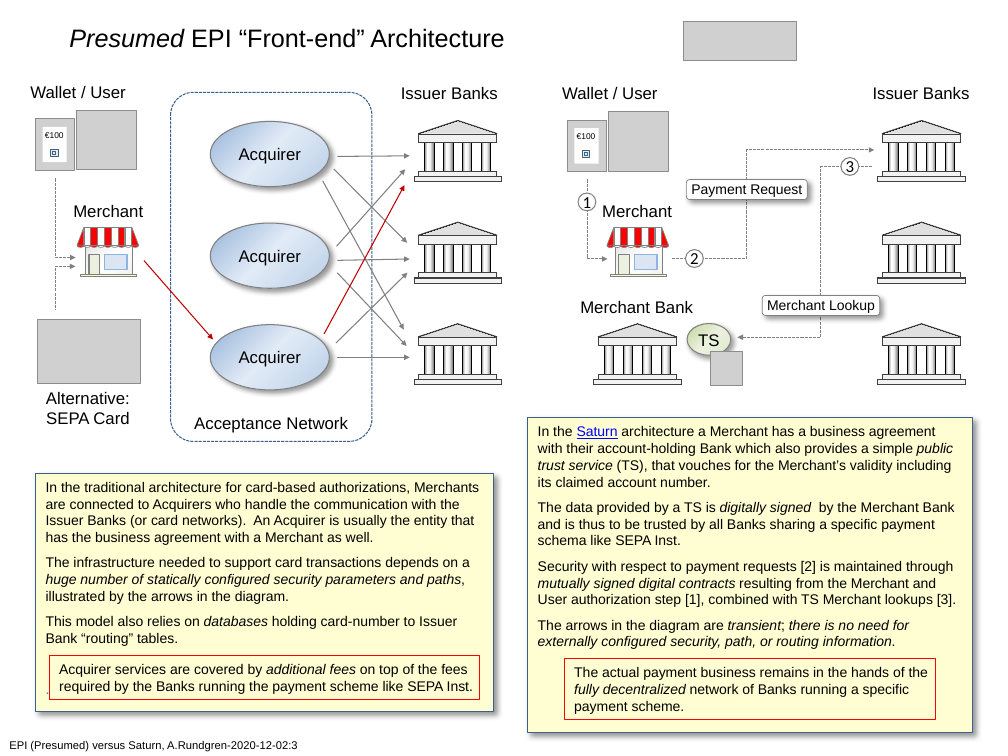
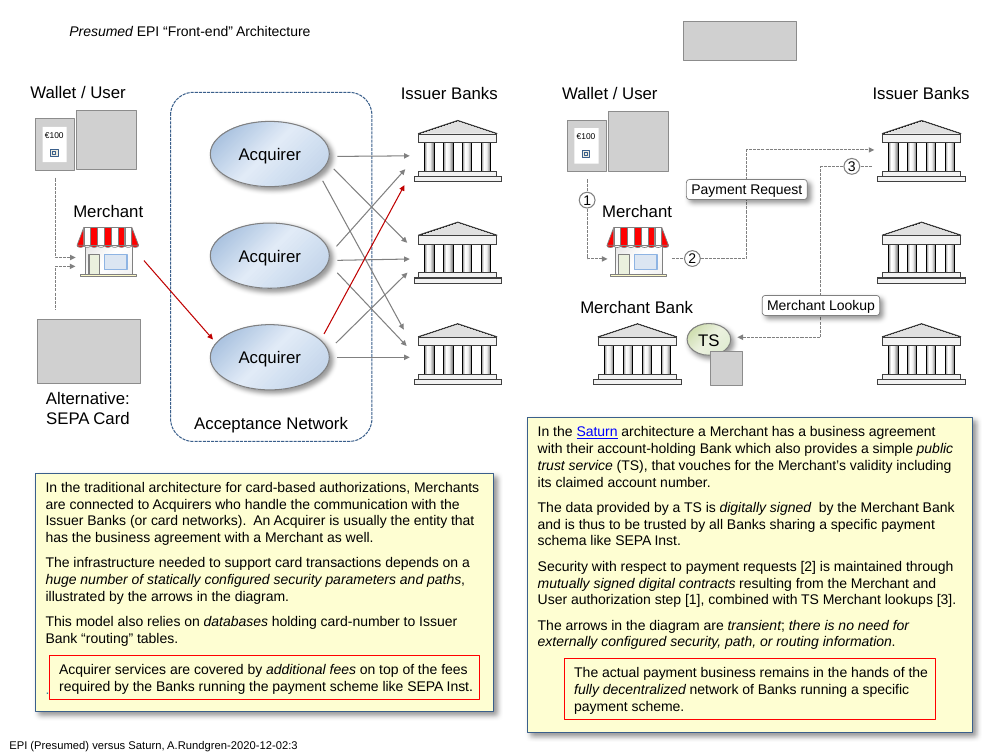
Before and after one commit to cyberphone/doc, a slide deck: slide 1 of saturn/epi(presumed)-vs-saturn.pptx. Drawn at 1008x756 pixels with LibreOffice and Linux fonts; fonts in the diff are those of the drawing; grey boxes stand for pictures. Boxes give left, top, right and bottom in pixels: in the first picture for what was removed or moved away, otherwise in the second. Text is boxed around its words. In the diff, an @@ line names an element or a change of style, - is before the commit and + after.

```diff
--- a/saturn/epi(presumed)-vs-saturn.pptx
+++ b/saturn/epi(presumed)-vs-saturn.pptx
@@ text "Presumed EPI “Front-end” Architecture" at (69, 26, 310, 36): size 18 to 10 pt @@
@@ size 12 to 10 pt, font Calibri to Arial in 3 elements at (684, 251, 701, 267), (844, 158, 860, 174), (580, 193, 596, 209) @@
```
Also in this commit, not shown: 1 other file.
